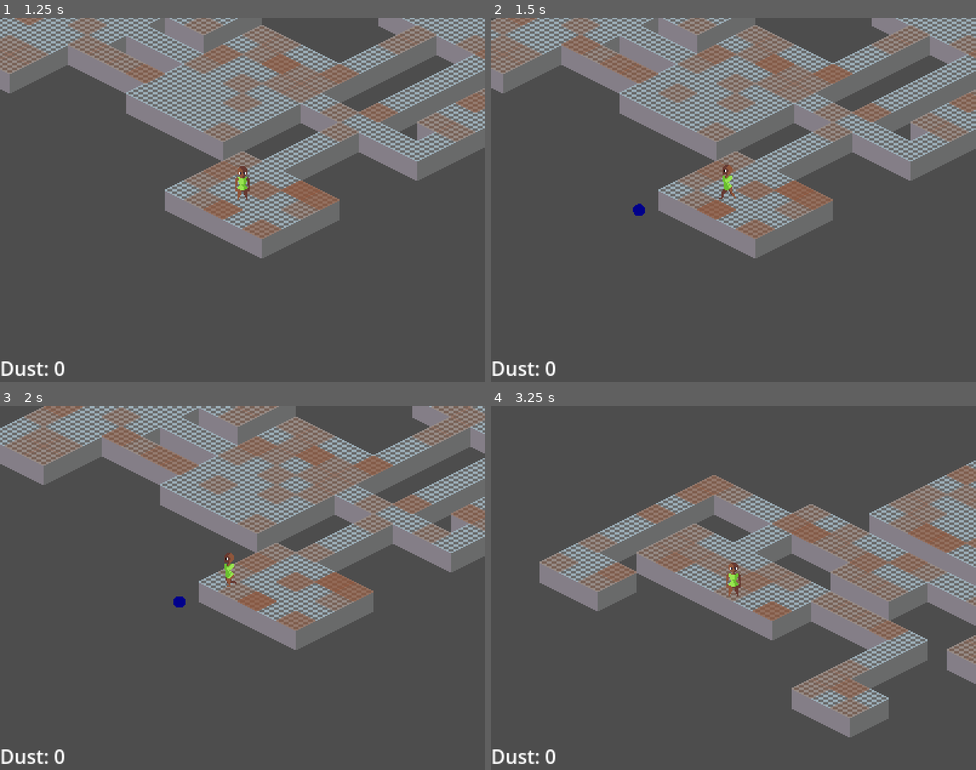
Above: before the commit, frames 1-4 (two rows, left to right).
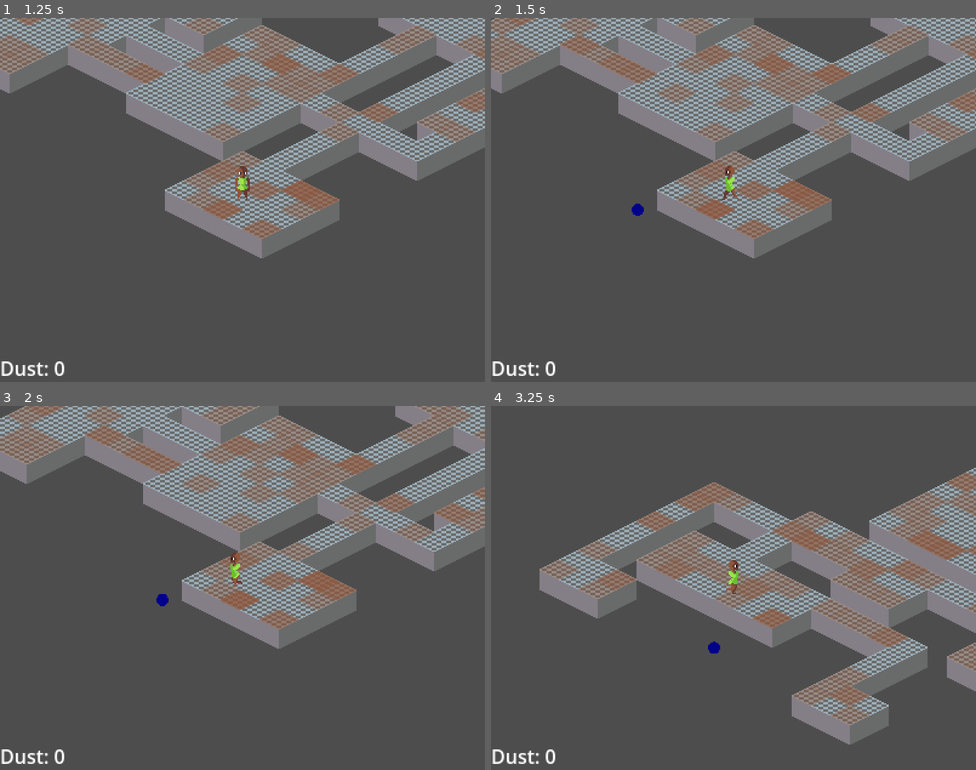
Above: after the commit, the same moments.

Repository: Ruulul/The-Duster
Game: Godot game, scene res://Components/building_generator.tscn
Same seed, same stepped clock (60 frames per second), same inputs: the game is played once before the commit and once after it.
Inputs (mouse positions are in pixels of both pictures, inside the frame that each line leads up to):
- Up to frame 1 (1.25 s): move the mouse to (349, 181) at 0.52 s; hold R (refresh) from 0.53 s (still down)
- Up to frame 2 (1.5 s): move the mouse to (636, 218) at 1.27 s; release R (refresh) at 1.28 s; click (636, 218) at 1.35 s
- Up to frame 3 (2 s): no input
- Up to frame 4 (3.25 s): move the mouse to (782, 507) at 2.02 s; hold R (refresh) 2.03-2.78 s; move the mouse to (709, 660) at 2.77 s; click (709, 660) at 2.85 s

Frame 1 is identical in both runs. In frame 2, 6.9% of the frame differs, in the area x 0-100%, y 0-66%; in frame 3, 24%; in frame 4, 25%, in the area x 10-100%, y 15-93%.

Commit message:
stats and visual feedback

Diff:
--- a/Components/Duster.gd
+++ b/Components/Duster.gd
@@ -3,11 +3,13 @@
 @export var map: TileMap
 
 @export_group("stats")
-@export var cleaning_radius: int = 1
+@export var cleaning_radius: int = 0
 @export var speed = 1.0
+@export var cleaning_speed = 1.0
 
 @onready var navigation_agent = $NavigationAgent2D as NavigationAgent2D
 @onready var targets_list: PackedVector2Array = []
+@onready var cleaning_targets: PackedVector2Array = []
 
 var states: Dictionary = {
 	move = move,
@@ -22,6 +24,8 @@
 		draw_circle(to_local(navigation_agent.target_position), 5.0, Color.DARK_BLUE)
 	for target in targets_list:
 		draw_circle(to_local(map.to_global(map.map_to_local(target))), 5.0, Color.BROWN)
+	for target in cleaning_targets:
+		draw_circle(to_local(map.to_global(map.map_to_local(target))), 5.0, Color.BLUE)
 
 
 func set_target(target: Vector2) -> void:
@@ -67,10 +71,12 @@
 
 func clear_dust() -> void:
 	state = states.cleaning_dust
+	cleaning_targets.append_array(get_target_tiles())
 
-	get_tree().create_timer(0.5).timeout.connect(func ():
+	get_tree().create_timer(1 / cleaning_speed).timeout.connect(func ():
 			var collected_dust = 0
-			var target_tiles = get_target_tiles()
+			var target_tiles = Array(cleaning_targets)
+			cleaning_targets.clear()
 
 			for coords in target_tiles:
 				var new_dirt_tile = get_new_dirt_tile(coords)
@@ -90,15 +96,17 @@
 	velocity = global_position.direction_to(navigation_agent.get_next_path_position()) * speed * 32.0
 	move_and_slide()
 
-func get_target_tiles():
-	var square_side = 1 + 2 * cleaning_radius
-	var origin_tile_position = map.local_to_map(map.to_local(global_position))
+func get_target_tiles() -> Array[Vector2i]:
+	var square_side: int = 1 + 2 * cleaning_radius
+	var origin_tile_position: Vector2i = map.local_to_map(map.to_local(global_position))
+	if cleaning_radius == 0:
+		return [origin_tile_position]
 	if origin_tile_position.y % 2 == 1:
 		origin_tile_position += (Vector2i.RIGHT + Vector2i.UP) * cleaning_radius
 	else:
 		origin_tile_position += (Vector2i.RIGHT + Vector2i.UP * 2) * cleaning_radius
 
-	var results = []
+	var results: Array[Vector2i] = []
 	for y in range(square_side):
 		for x in range(square_side):
 			results.append(
@@ -111,7 +119,7 @@
 			)
 	return results
 
-func get_new_dirt_tile(coords):
+func get_new_dirt_tile(coords) -> int:
 	var current_dirt = map.get_cell_alternative_tile(Building.RoomMapLayers.Dirt, coords)
 	var previous_dirt_index = Dust.dirt_levels.find(current_dirt) - 1
 	var previous_dirt = -1
@@ -119,5 +127,5 @@
 		previous_dirt = Dust.dirt_levels[previous_dirt_index]
 	return previous_dirt
 
-func is_coord_clear(coords):
+func is_coord_clear(coords) -> bool:
 	return map.get_cell_atlas_coords(Building.RoomMapLayers.Dirt, coords) == Vector2i(-1, -1)
--- a/Components/duster.tscn
+++ b/Components/duster.tscn
@@ -79,7 +79,6 @@
 z_index = 1
 y_sort_enabled = true
 script = ExtResource("1_6ylfx")
-speed = 2.0
 
 [node name="CollisionShape2D" type="CollisionShape2D" parent="."]
 shape = SubResource("RectangleShape2D_hidwb")
